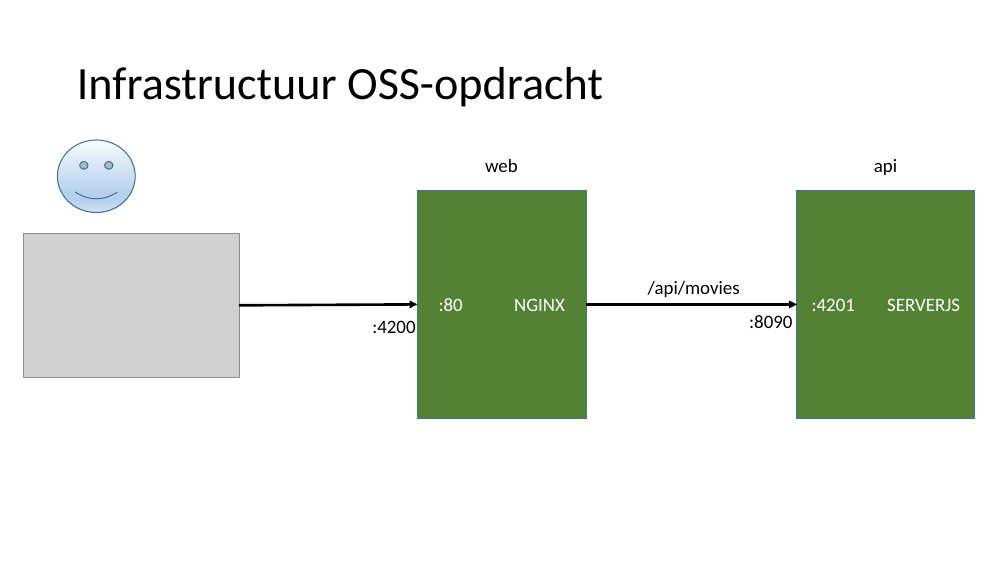
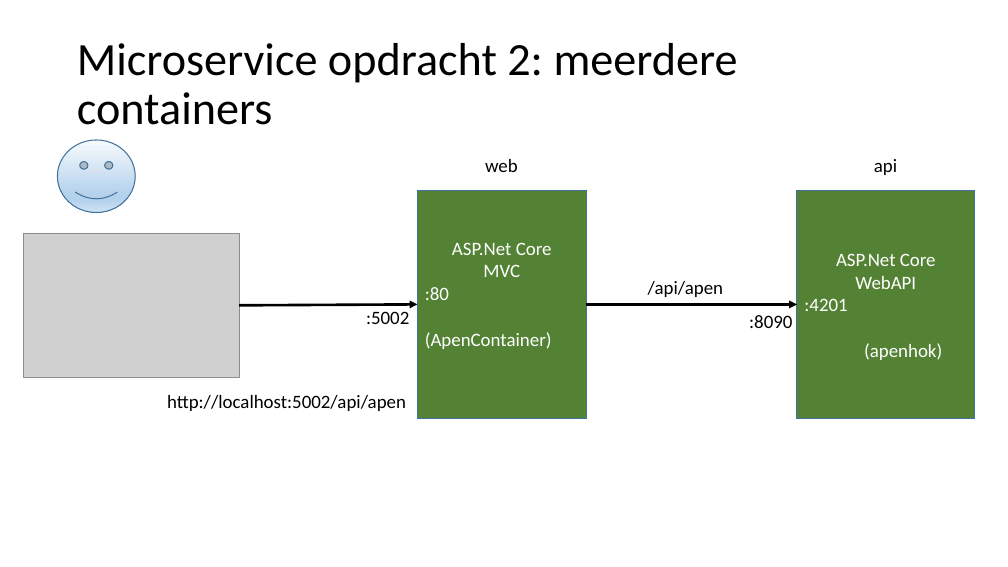
Before and after one commit to RenzoVeldkamp/MicroContainer, a slide deck: slide 2 of Workshop/InfraPlaten.pptx. Drawn at 1008x567 pixels with LibreOffice and Linux fonts; fonts in the diff are those of the drawing; grey boxes stand for pictures. Boxes give left, top, right and bottom in pixels: in the first picture for what was removed or moved away, otherwise in the second. Text is boxed around its words. In the diff, an @@ line names an element or a change of style, - is before the commit and + after.

Commit message:
updated PPTX-en

```diff
--- a/Workshop/InfraPlaten.pptx
+++ b/Workshop/InfraPlaten.pptx
@@ title at (77,43,738,125): text changed @@
-Infrastructuur OSS-opdracht
+Microservice opdracht 2: meerdere containers
@@ text in rectangle at (425,242,552,349): text changed @@
-:80 NGINX
+ASP.Net Core
+MVC
+:80
+(ApenContainer)
@@ text in rectangle at (804,253,942,360): text changed @@
-:4201 SERVERJS
+ASP.Net Core WebAPI
+:4201
+(apenhok)
@@ text at (648,281,723,297): text changed @@
-/api/movies
+/api/apen
@@ text at (366,311,409,324): text changed @@
-:4200
+:5002
@@ text added at (167,395,406,411), 18 pt, text #000000 @@
+http://localhost:5002/api/apen
```
Also in this commit, not shown: 1 other slide changed, 2 slides added, 1 slide removed, 2 other files.
